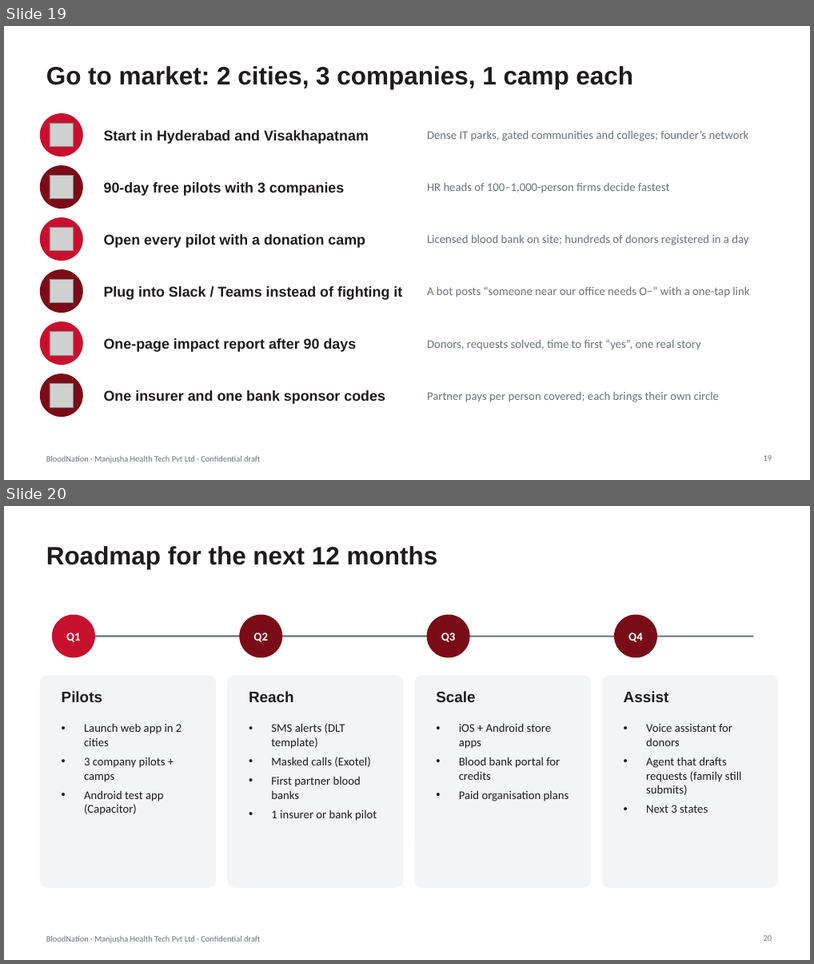
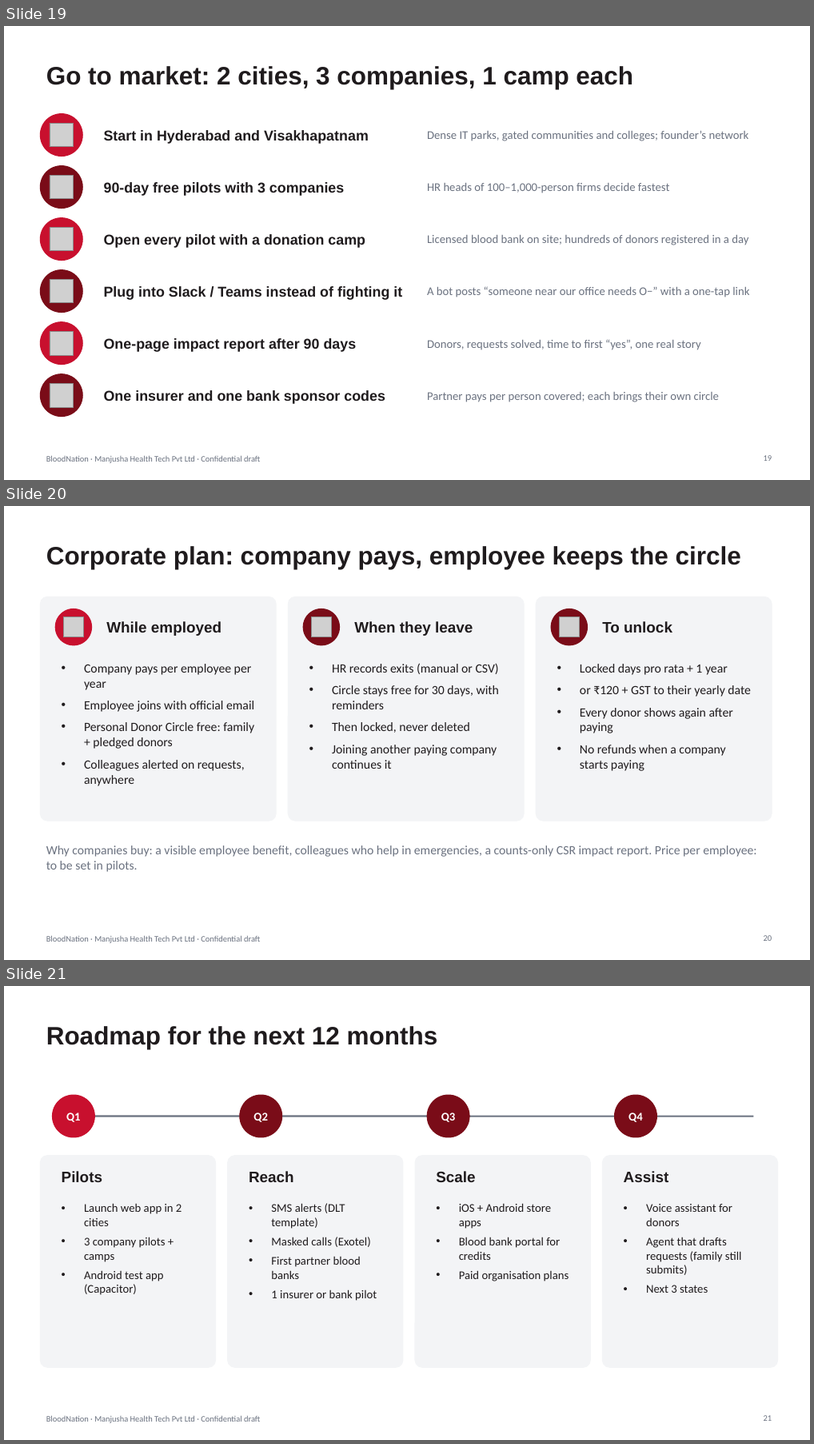
Before and after one commit to vijaygajjarapu/BloodBridge, a slide deck: docs/BloodNation_Investor_Pitch_BRD.pptx. Shown one above the other, each under a label of ours: slides 19 and 20 before the commit, slides 19, 20 and 21 after it. The pictures are 814x964 and 814x1444 pixels, drawn with LibreOffice and Linux fonts; fonts in the diff are those of the drawing; grey boxes stand for pictures. Boxes give left, top, right and bottom in pixels: in the first picture for what was removed or moved away, otherwise in the second. Text is boxed around its words. In the diff, an @@ line names an element or a change of style, - is before the commit and + after.

```diff
--- a/docs/BloodNation_Investor_Pitch_BRD.pptx
+++ b/docs/BloodNation_Investor_Pitch_BRD.pptx
@@ slide 20 added at (4,506,810,960), background #FFFFFF; not listed: 1 template element that a slide beside it also shows @@
@@ title added at (46,546,742,569), 30 pt, text #1F1B1D, bold @@
+Corporate plan: company pays, employee keeps the circle
@@ rounded rectangle added at (40,596,276,820), fill #F3F4F6, outline #F3F4F6 1 pt @@
@@ rounded rectangle added at (288,596,524,820), fill #F3F4F6, outline #F3F4F6 1 pt @@
@@ rounded rectangle added at (536,596,772,820), fill #F3F4F6, outline #F3F4F6 1 pt @@
@@ ellipse added at (55,609,92,645), fill #C8102E, outline #C8102E 1 pt @@
@@ picture added at (63,616,84,637) @@
@@ text added at (106,621,222,636), 18 pt, text #1F1B1D, bold @@
+While employed
@@ ellipse added at (303,609,340,645), fill #7A0C18, outline #7A0C18 1 pt @@
@@ picture added at (311,616,332,637) @@
@@ text added at (354,621,473,636), 18 pt, text #1F1B1D, bold @@
+When they leave
@@ ellipse added at (551,609,588,645), fill #7A0C18, outline #7A0C18 1 pt @@
@@ picture added at (559,616,580,637) @@
@@ text added at (602,621,673,632), 18 pt, text #1F1B1D, bold @@
+To unlock
@@ text added at (84,664,254,786), 15 pt, text #1F1B1D @@
+• Company pays per employee per year
+• Employee joins with official email
+• Personal Donor Circle free: family + pledged donors
+• Colleagues alerted on requests, anywhere
@@ text added at (332,663,499,768), 15 pt, text #1F1B1D @@
+• HR records exits (manual or CSV)
+• Circle stays free for 30 days, with reminders
+• Then locked, never deleted
+• Joining another paying company continues it
@@ text added at (580,664,751,771), 15 pt, text #1F1B1D @@
+• Locked days pro rata + 1 year
+• or ₹120 + GST to their yearly date
+• Every donor shows again after paying
+• No refunds when a company starts paying
@@ text added at (46,845,757,872), 15 pt, text #6B7280 @@
+Why companies buy: a visible employee benefit, colleagues who help in emergencies, a counts-only CSR impact report. Price per employee: to be set in pilots.
@@ page number added at (764,935,773,940), 10 pt, text #6B7280 @@
+20
@@ what was slide 20 is now slide 21 @@
@@ page number at (764,1415,773,1420): text changed @@
-20
+21
```
Also in this commit, not shown: 5 other files.
